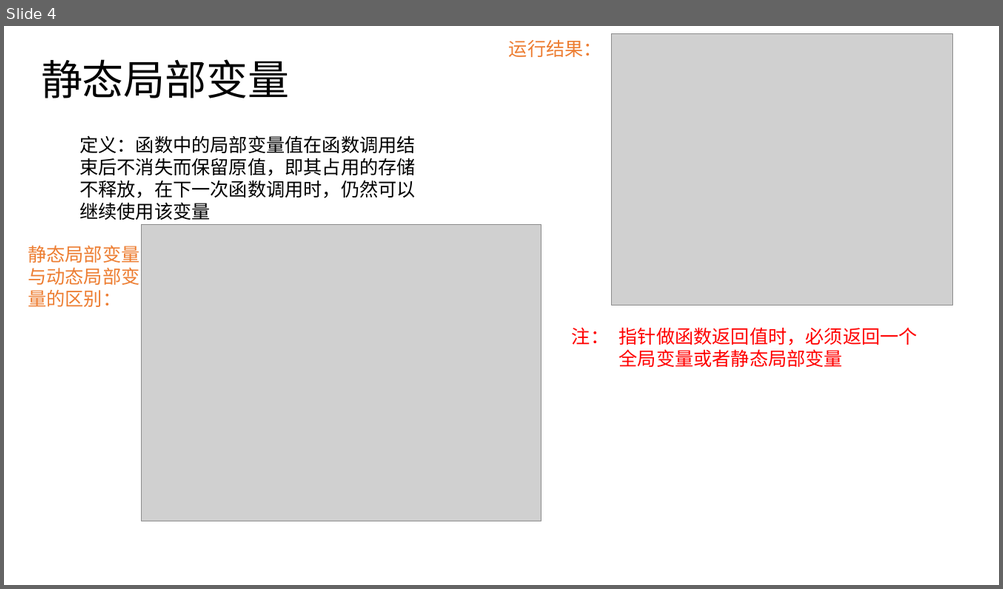
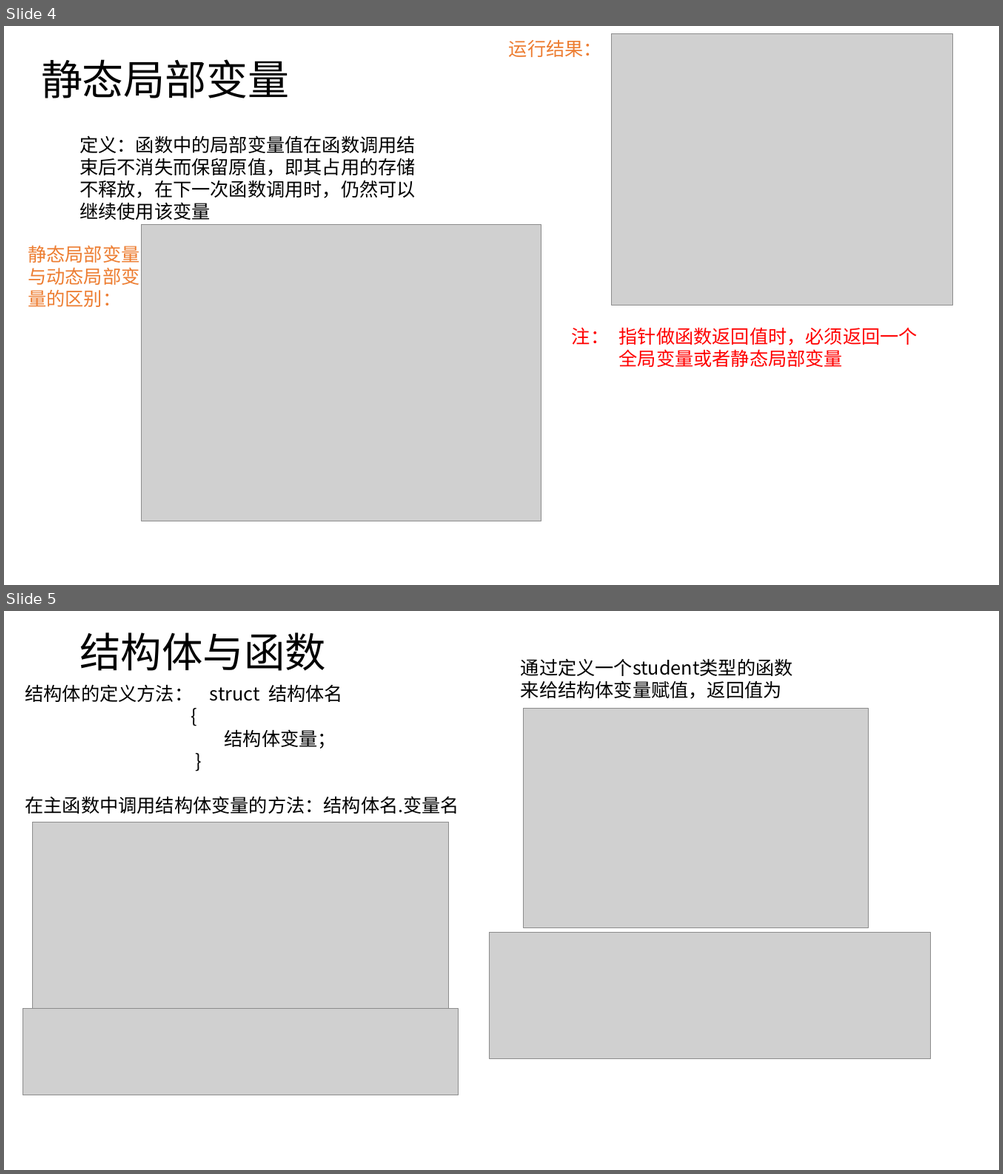
Before and after one commit to SSPUlearningteam1/ClanguagelearningPPT, a slide deck: 20181019-20181026-张雁君.pptx. Shown one above the other, each under a label of ours: slide 4 before the commit, slides 4 and 5 after it. The pictures are 1003x589 and 1003x1174 pixels, drawn with LibreOffice and Linux fonts; fonts in the diff are those of the drawing; grey boxes stand for pictures. Boxes give left, top, right and bottom in pixels: in the first picture for what was removed or moved away, otherwise in the second. Text is boxed around its words. In the diff, an @@ line names an element or a change of style, - is before the commit and + after.

```diff
--- a/20181019-20181026-张雁君.pptx
+++ b/20181019-20181026-张雁君.pptx
@@ slide 5 added at [4,611,999,1170], background #FFFFFF @@
@@ title added at [79,632,326,671], 39.6 pt, text #000000 @@
+结构体与函数
@@ text added at [521,658,793,699], 18 pt, text #000000 @@
+通过定义一个student类型的函数来给结构体变量赋值，返回值为
@@ text added at [25,684,459,814], 18 pt, text #000000 @@
+结构体的定义方法： struct 结构体名
+{
+结构体变量；
+}
+在主函数中调用结构体变量的方法：结构体名.变量名
@@ picture added at [523,708,868,927] @@
@@ picture added at [33,822,449,1008] @@
@@ picture added at [489,933,930,1059] @@
@@ picture added at [23,1008,458,1095] @@
```
Also in this commit, not shown: 1 other slide added.
